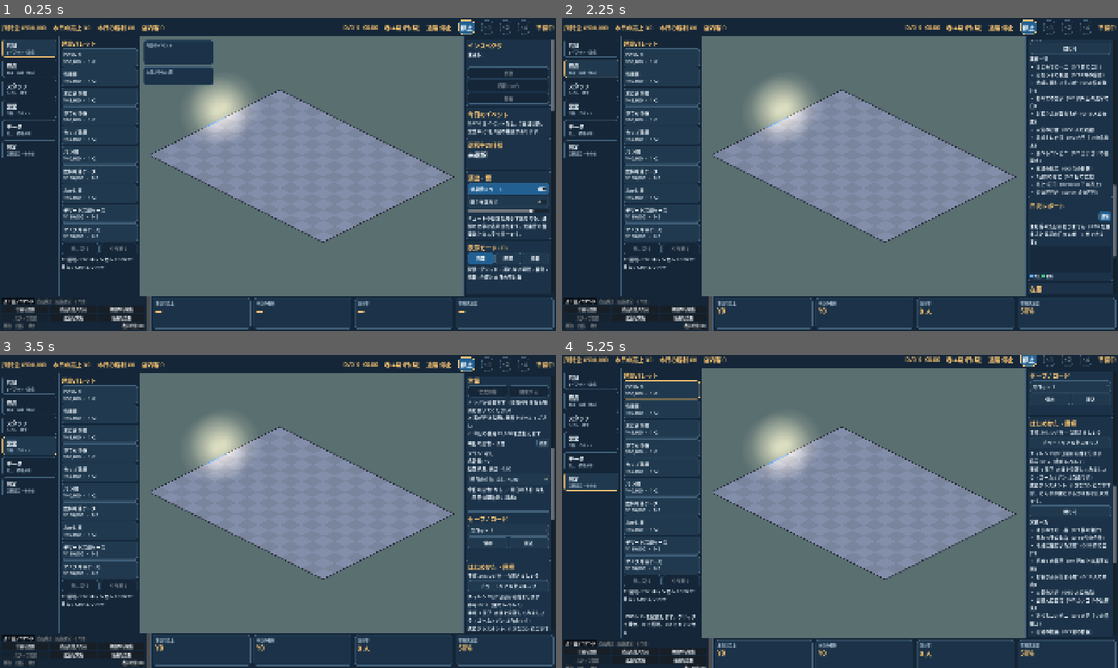
Above: before the commit, frames 1-4 (two rows, left to right).
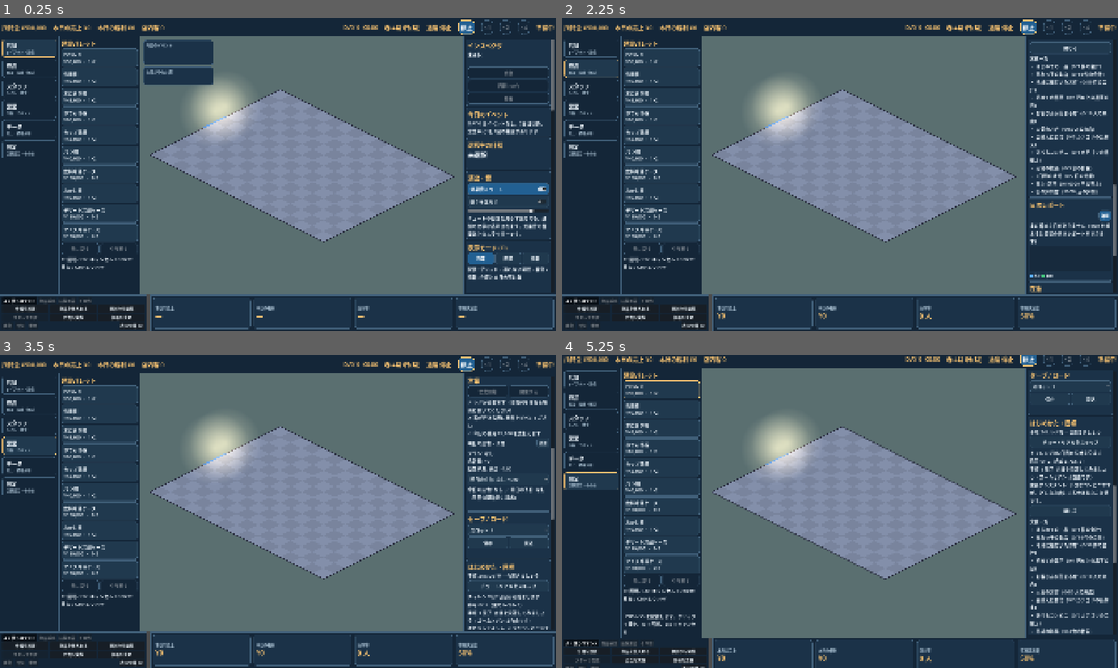
Above: after the commit, the same moments.

Repository: yn217/Convenience_store_Sim
Game: Godot game, scene res://scenes/main/Main.tscn
Same seed, same stepped clock (60 frames per second), same inputs: the game is played once before the commit and once after it.
Inputs (mouse positions are in pixels of both pictures, inside the frame that each line leads up to):
- Up to frame 1 (0.25 s): no input
- Up to frame 2 (2.25 s): click "停止" at 0.5 s; click (589, 49) at 1.27 s; click (589, 68) at 2.02 s
- Up to frame 3 (3.5 s): click (27, 445) at 2.77 s
- Up to frame 4 (5.25 s): click (589, 467) at 3.52 s; click (589, 486) at 4.27 s; click "POSレジ ¥90,000 ・ 1×2" at 5 s

The runs differ from the first frame. In frame 1, 1.6% of the frame differs, in the area x 0-100%, y 22-100%; in frame 2, 3.5%; in frame 3, 1.7%; in frame 4, 4.6%, in the area x 0-100%, y 0-100%.

Commit message:
fix(ui): centre metric card values, slightly larger command grid text
Co-Authored-By: Claude Sonnet 5.5 <noreply@anthropic.com>

Diff:
--- a/scripts/presentation/command_grid.gd
+++ b/scripts/presentation/command_grid.gd
@@ -76,7 +76,7 @@
 ## Makes a button short enough for the bottom row: smaller font and tighter top/bottom padding in every state.
 ## The theme's default button is about 34 px tall; this brings it to about 24 px. Shared with CommandBar.
 static func slim_button(b: Button) -> void:
-	b.add_theme_font_size_override("font_size", 13)
+	b.add_theme_font_size_override("font_size", 14)
 	for state in ["normal", "hover", "pressed", "disabled", "focus", "hover_pressed"]:
 		var base := b.get_theme_stylebox(state)
 		if base == null:
--- a/scripts/presentation/metric_bar.gd
+++ b/scripts/presentation/metric_bar.gd
@@ -26,6 +26,7 @@
 		card.size_flags_horizontal = Control.SIZE_EXPAND_FILL
 		var box := VBoxContainer.new()
 		box.add_theme_constant_override("separation", 0)
+		box.alignment = BoxContainer.ALIGNMENT_CENTER   # value sits in the middle of the card, not on its top edge
 		card.add_child(box)
 		var title := Label.new()
 		title.text = c["title"]
Binary file changed: docs/qa/screens/integration_m6_ui_1080p.png
